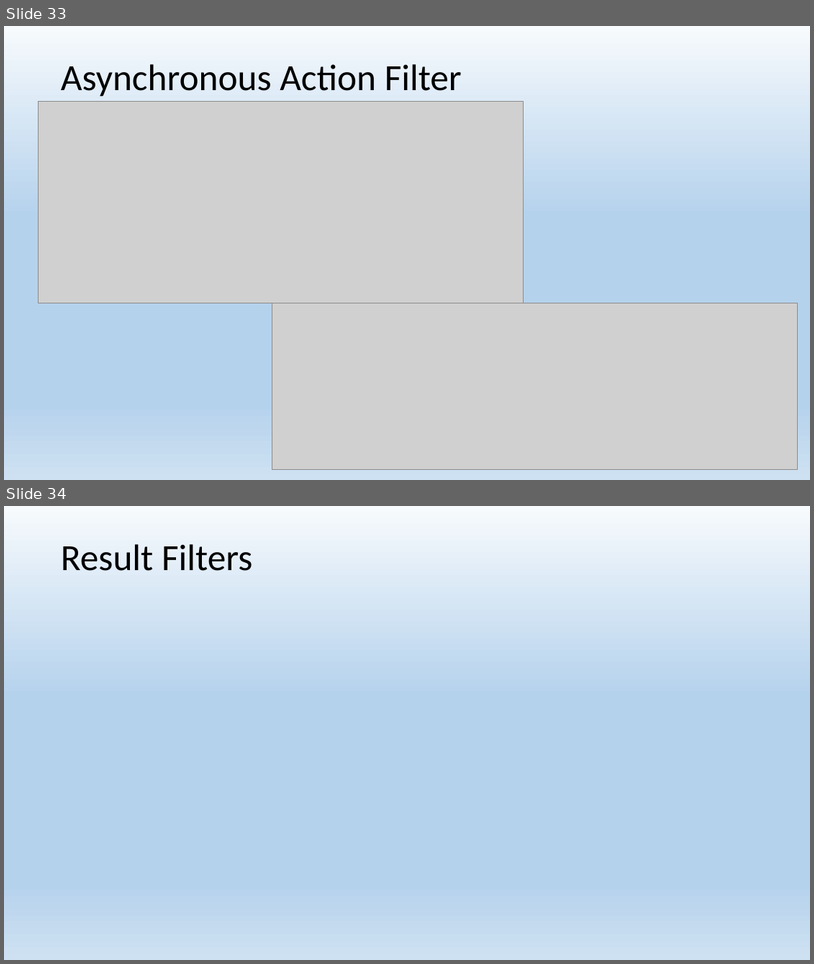
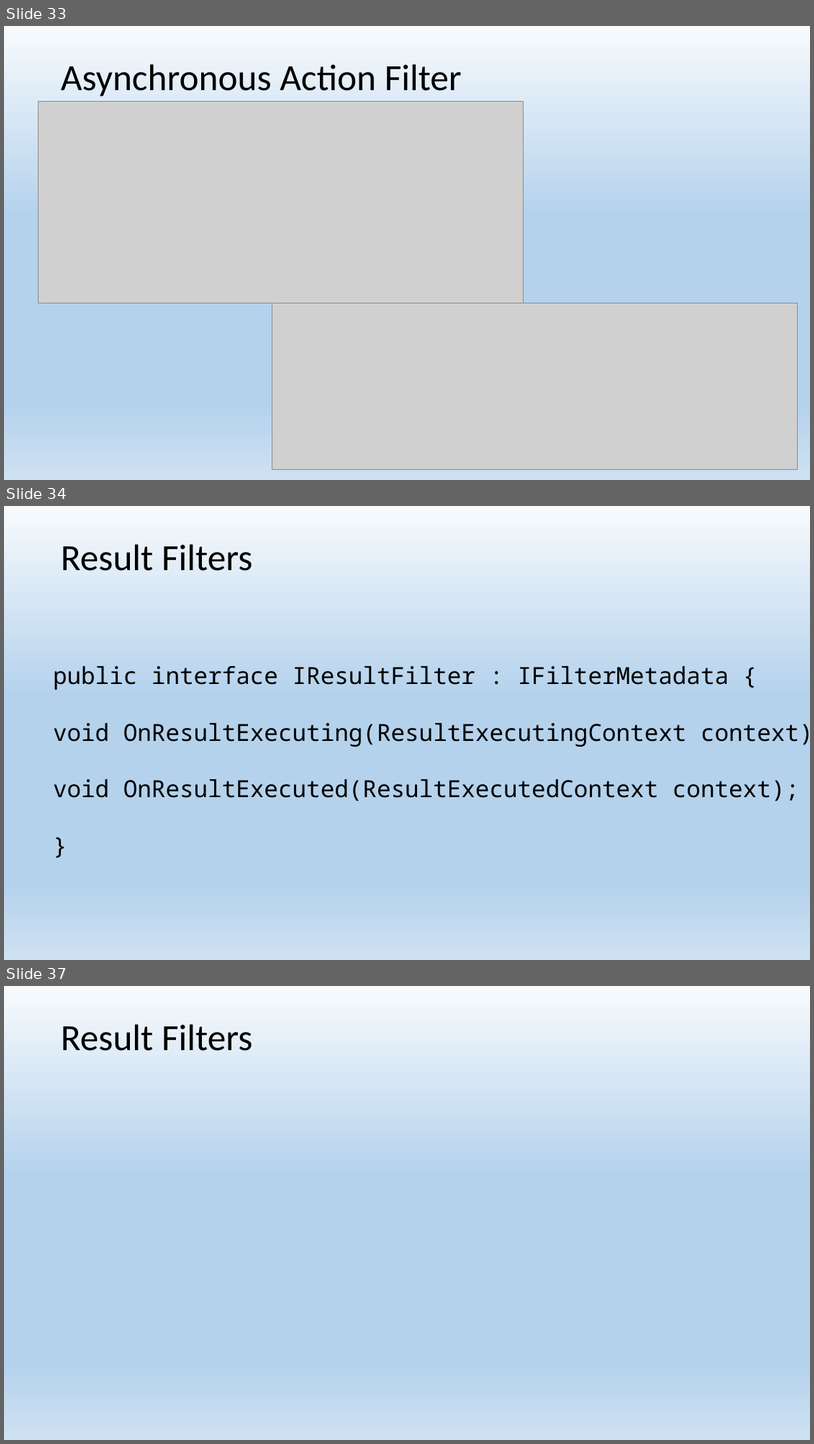
Before and after one commit to EPilyaev/ASPNetCoreMVC, a slide deck: AspNetCoreMVC.pptx. Shown one above the other, each under a label of ours: slides 33 and 34 before the commit, slides 33, 34 and 37 after it; the slides between them are not shown. The pictures are 814x964 and 814x1444 pixels, drawn with LibreOffice and Linux fonts; fonts in the diff are those of the drawing; grey boxes stand for pictures. Boxes give left, top, right and bottom in pixels: in the first picture for what was removed or moved away, otherwise in the second. Text is boxed around its words. In the diff, an @@ line names an element or a change of style, - is before the commit and + after.

Commit message:
Start Result filters

```diff
--- a/AspNetCoreMVC.pptx
+++ b/AspNetCoreMVC.pptx
@@ slide 34 added at box(4, 506, 810, 960), background gradient #F7FAFD to #B5D2EC to #CEE1F2 @@
@@ title added at box(61, 544, 252, 571), 44 pt, text #000000 @@
+Result Filters
@@ text added at box(53, 666, 810, 801), 28 pt, text #000000 @@
+public interface IResultFilter : IFilterMetadata {
+void OnResultExecuting(ResultExecutingContext context);
+void OnResultExecuted(ResultExecutedContext context);
+}
@@ what was slide 34 is now slide 37 @@
```
Also in this commit, not shown: 2 other slides added.
